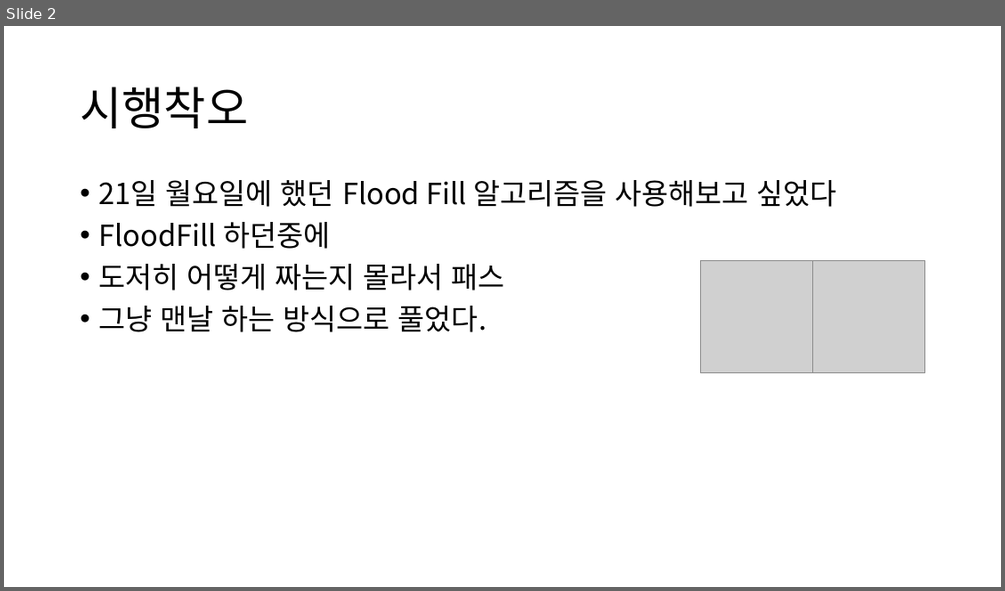
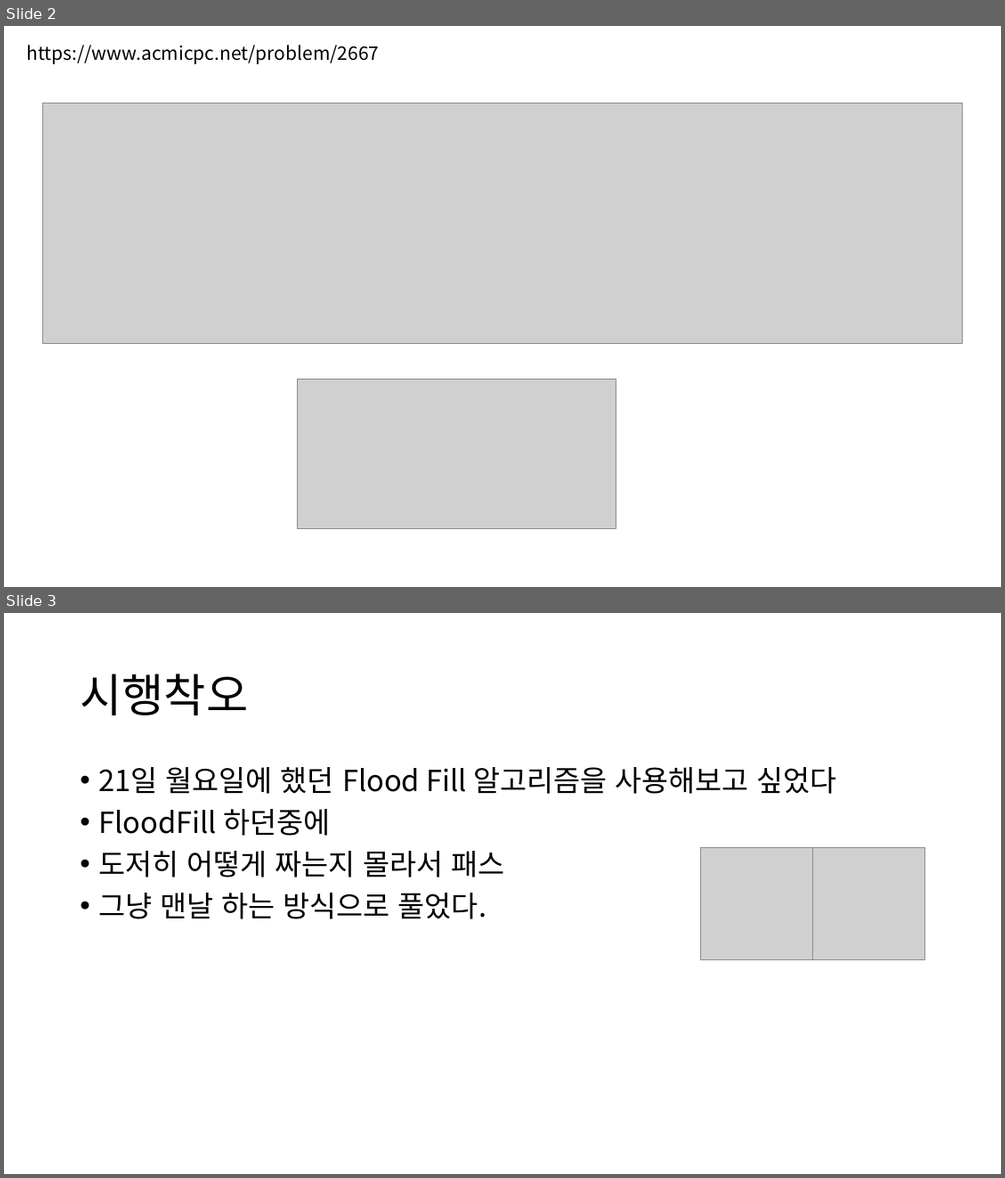
Before and after one commit to Grat3Su/ss_algorithm, a slide deck: 백준 2667 문제 풀이.pptx. Shown one above the other, each under a label of ours: slide 2 before the commit, slides 2 and 3 after it. The pictures are 1005x591 and 1005x1178 pixels, drawn with LibreOffice and Linux fonts; fonts in the diff are those of the drawing; grey boxes stand for pictures. Boxes give left, top, right and bottom in pixels: in the first picture for what was removed or moved away, otherwise in the second. Text is boxed around its words. In the diff, an @@ line names an element or a change of style, - is before the commit and + after.

```diff
--- a/백준 2667 문제 풀이.pptx
+++ b/백준 2667 문제 풀이.pptx
@@ slide 2 added at (4,26,1001,587), background #FFFFFF @@
@@ text added at (27,45,380,64), 18 pt, text #000000 @@
+https://www.acmicpc.net/problem/2667
@@ picture added at (43,103,962,343) @@
@@ picture added at (298,378,616,528) @@
@@ what was slide 2 is now slide 3 @@
```
Also in this commit, not shown: 1 slide changed, 3 other slides added, 4 other files.
